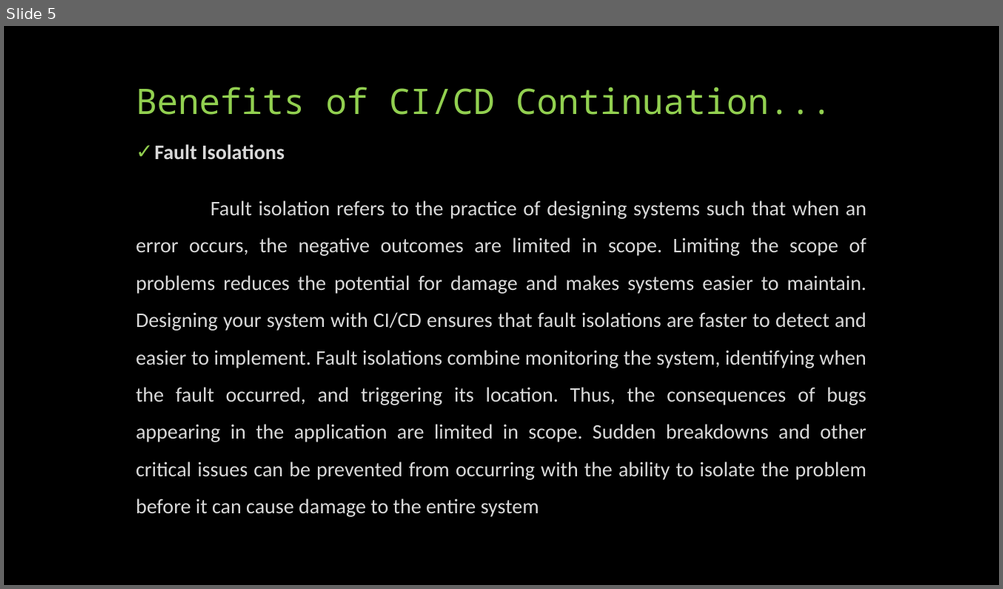
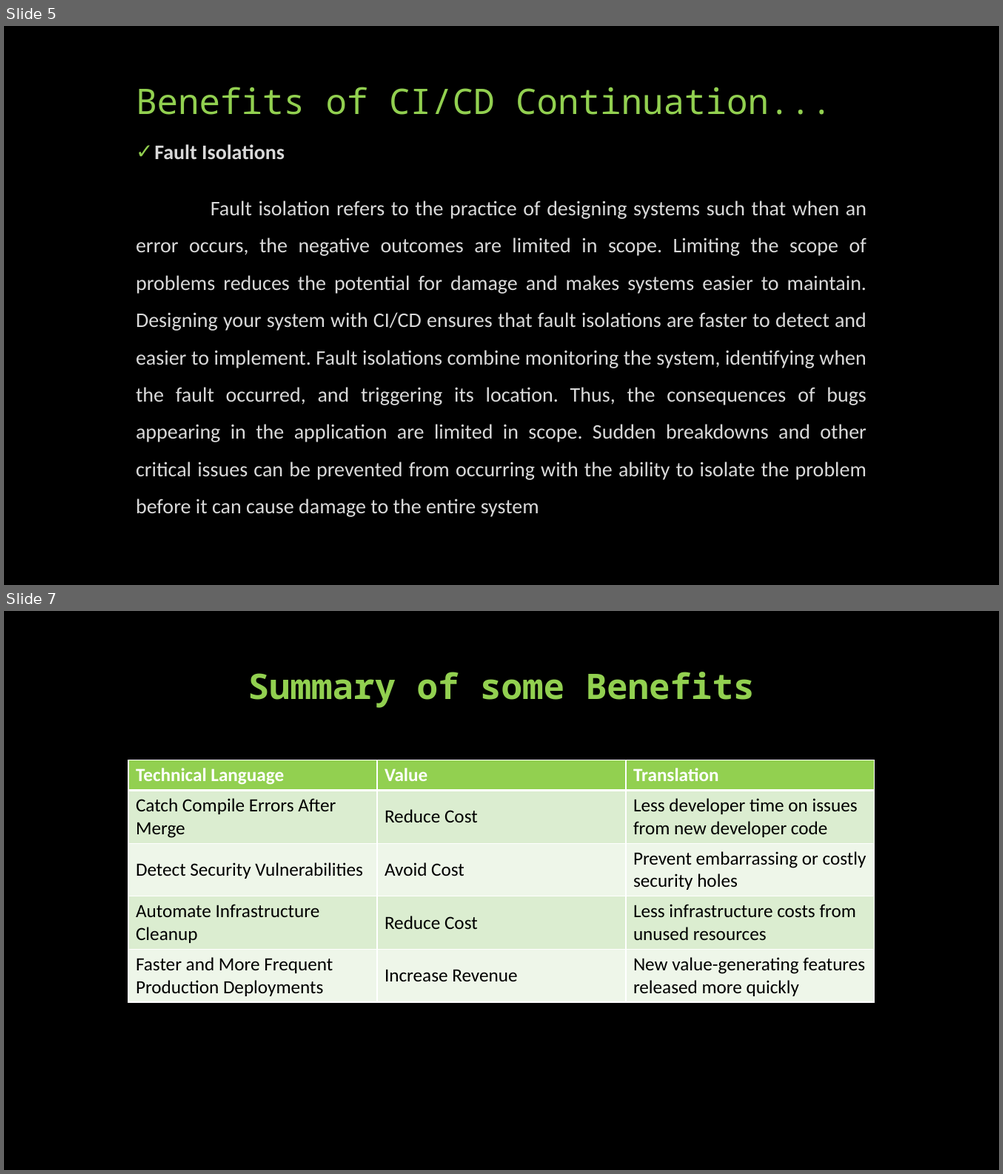
Before and after one commit to Arnoldrx/cdond-c3-project, a slide deck: presentation.pdf.pptx. Shown one above the other, each under a label of ours: slide 5 before the commit, slides 5 and 7 after it; the slides between them are not shown. The pictures are 1003x589 and 1003x1174 pixels, drawn with LibreOffice and Linux fonts; fonts in the diff are those of the drawing. Boxes give left, top, right and bottom in pixels: in the first picture for what was removed or moved away, otherwise in the second. Text is boxed around its words. In the diff, an @@ line names an element or a change of style, - is before the commit and + after.

```diff
--- a/presentation.pdf.pptx
+++ b/presentation.pdf.pptx
@@ slide 7 added at (4, 611, 999, 1170), background #000000 @@
@@ title added at (248, 672, 754, 708), 34 pt, text #92D050, bold @@
+Summary of some Benefits
@@ table added at (128, 760, 874, 1022), 5 rows, 3 columns @@
+Technical Language | Value | Translation
+Catch Compile Errors After Merge | Reduce Cost | Less developer time on issues from new developer code
+Detect Security Vulnerabilities | Avoid Cost | Prevent embarrassing or costly security holes
+Automate Infrastructure Cleanup | Reduce Cost | Less infrastructure costs from unused resources
+Faster and More Frequent Production Deployments | Increase Revenue | New value-generating features released more quickly
```
Also in this commit, not shown: 1 other slide added.
